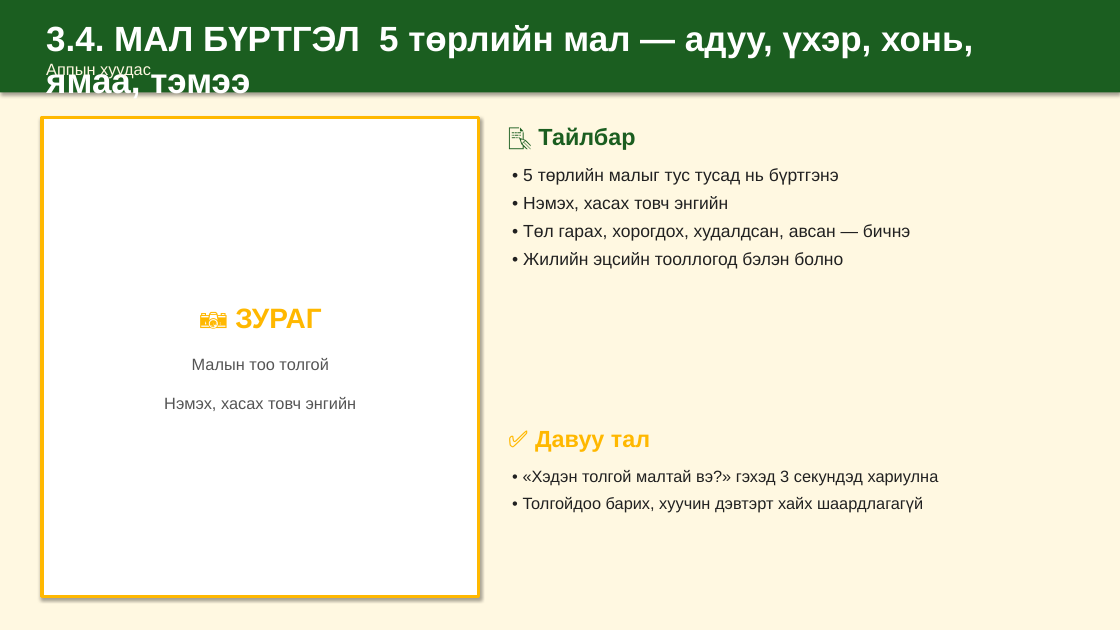
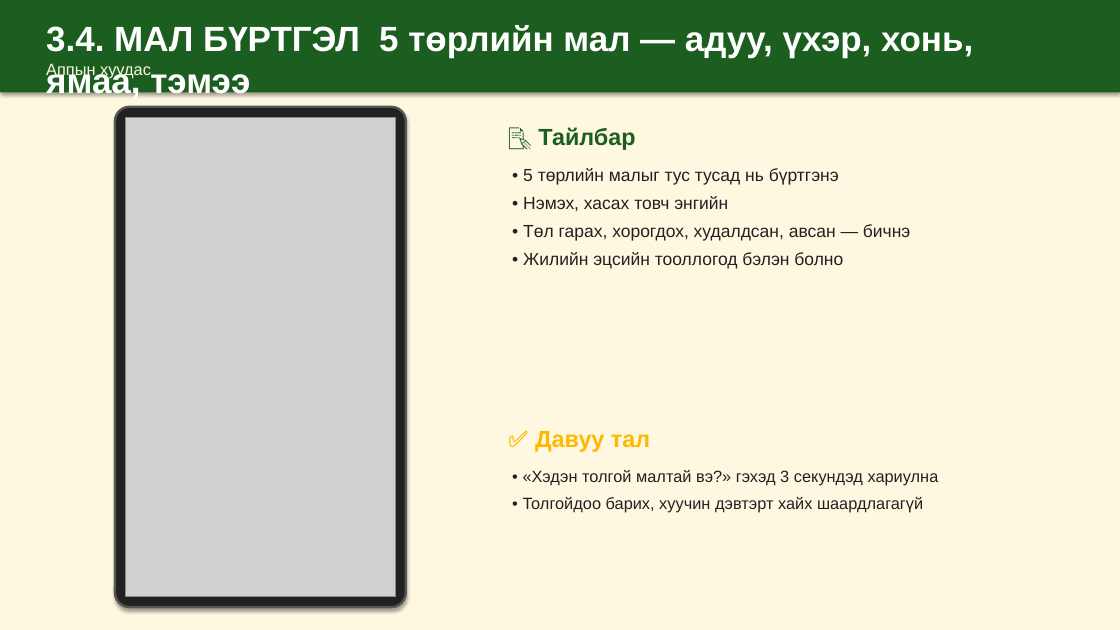
Before and after one commit to mendsaikhanch-stack/malchin-app, a slide deck: slide 7 of docs/bag-darga-tanilsuulga.pptx. Drawn at 1120x630 pixels with LibreOffice and Linux fonts; fonts in the diff are those of the drawing; grey boxes stand for pictures. Boxes give left, top, right and bottom in pixels: in the first picture for what was removed or moved away, otherwise in the second. Text is boxed around its words. In the diff, an @@ line names an element or a change of style, - is before the commit and + after.

```diff
--- a/docs/bag-darga-tanilsuulga.pptx
+++ b/docs/bag-darga-tanilsuulga.pptx
@@ rectangle removed at [42,118,479,597] @@
-📷 ЗУРАГ
-Малын тоо толгой
-Нэмэх, хасах товч энгийн
@@ rounded rectangle added at [115,107,406,607], fill #212121, outline #555555 2 pt @@
@@ picture added at [126,118,396,597] @@
```
Also in this commit, not shown: 12 other slides changed, 16 other files.
